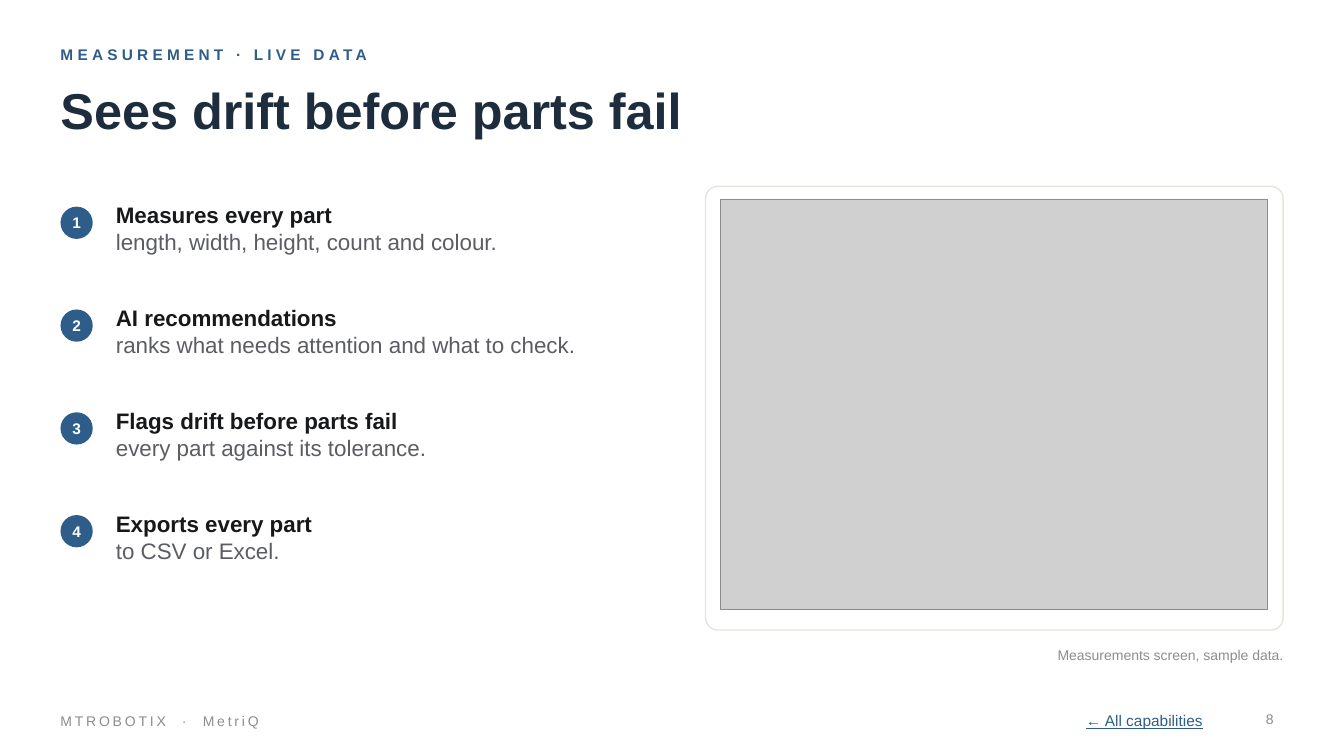
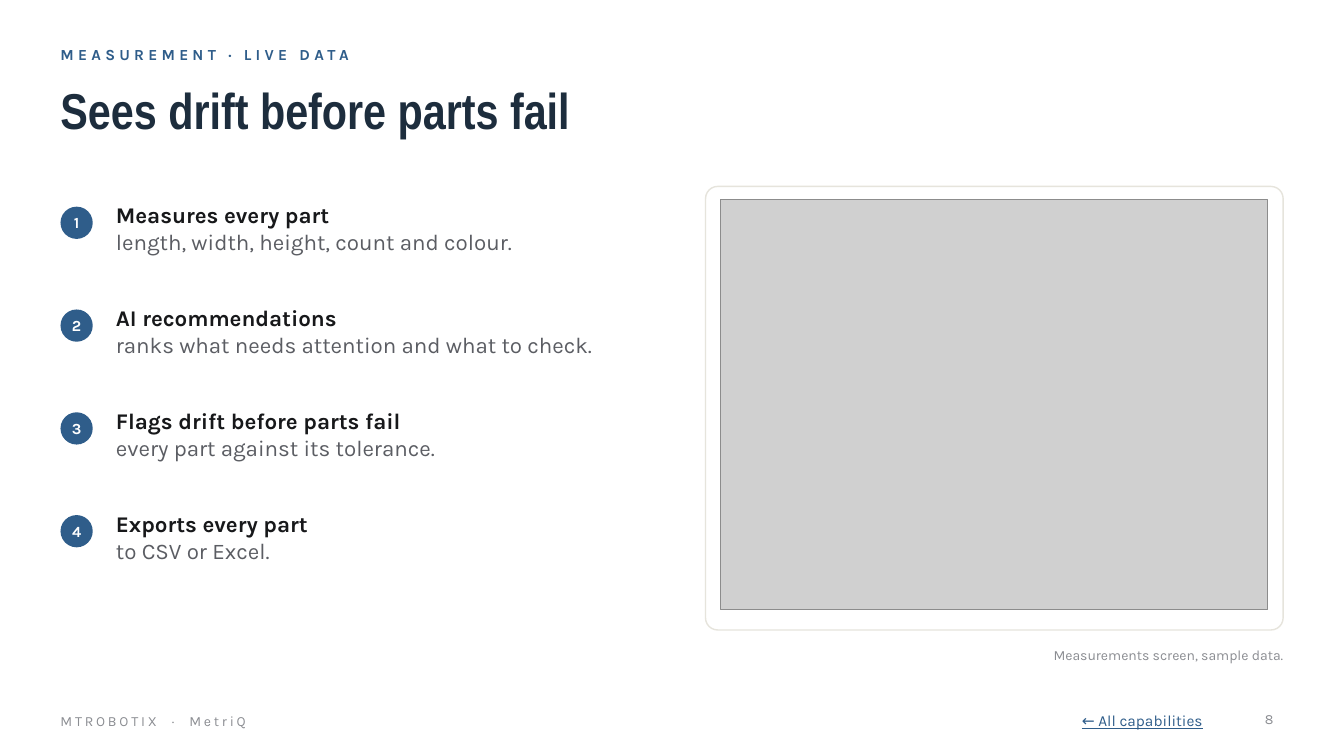
Before and after one commit to MTRobotix/MTR-SOP, a slide deck: slide 8 of content/general/attachments/metriq-pitch-deck.pptx. Drawn at 1344x756 pixels with LibreOffice and Linux fonts; fonts in the diff are those of the drawing; grey boxes stand for pictures. Boxes give left, top, right and bottom in pixels: in the first picture for what was removed or moved away, otherwise in the second. Text is boxed around its words. In the diff, an @@ line names an element or a change of style, - is before the commit and + after.

```diff
--- a/content/general/attachments/metriq-pitch-deck.pptx
+++ b/content/general/attachments/metriq-pitch-deck.pptx
@@ title "Sees drift before parts fail" at <box>60,92,570,139</box>: font Arial to Arial Narrow @@
@@ font Arial to Karla in 10 elements at <box>60,50,348,60</box>, <box>74,218,79,228</box>, <box>116,208,512,256</box>, <box>116,310,592,353</box>, <box>116,413,435,462</box>, <box>116,517,307,559</box>, <box>1054,650,1283,663</box>, <box>1098,715,1203,730</box>, <box>1265,715,1274,724</box>, <box>60,716,246,728</box> @@
```
Also in this commit, not shown: 12 other slides changed, 1 slide added, 1 slide removed, 4 other files.
